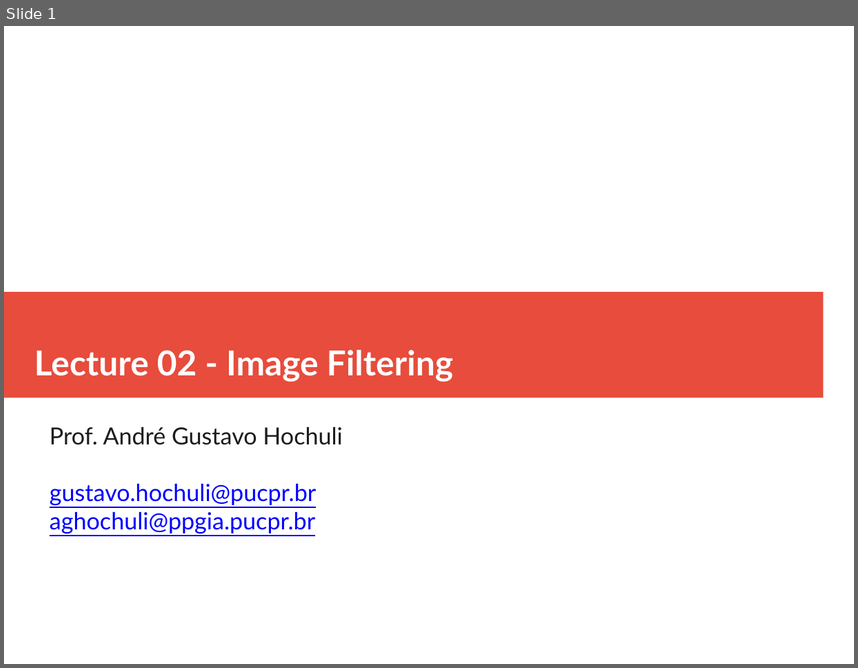
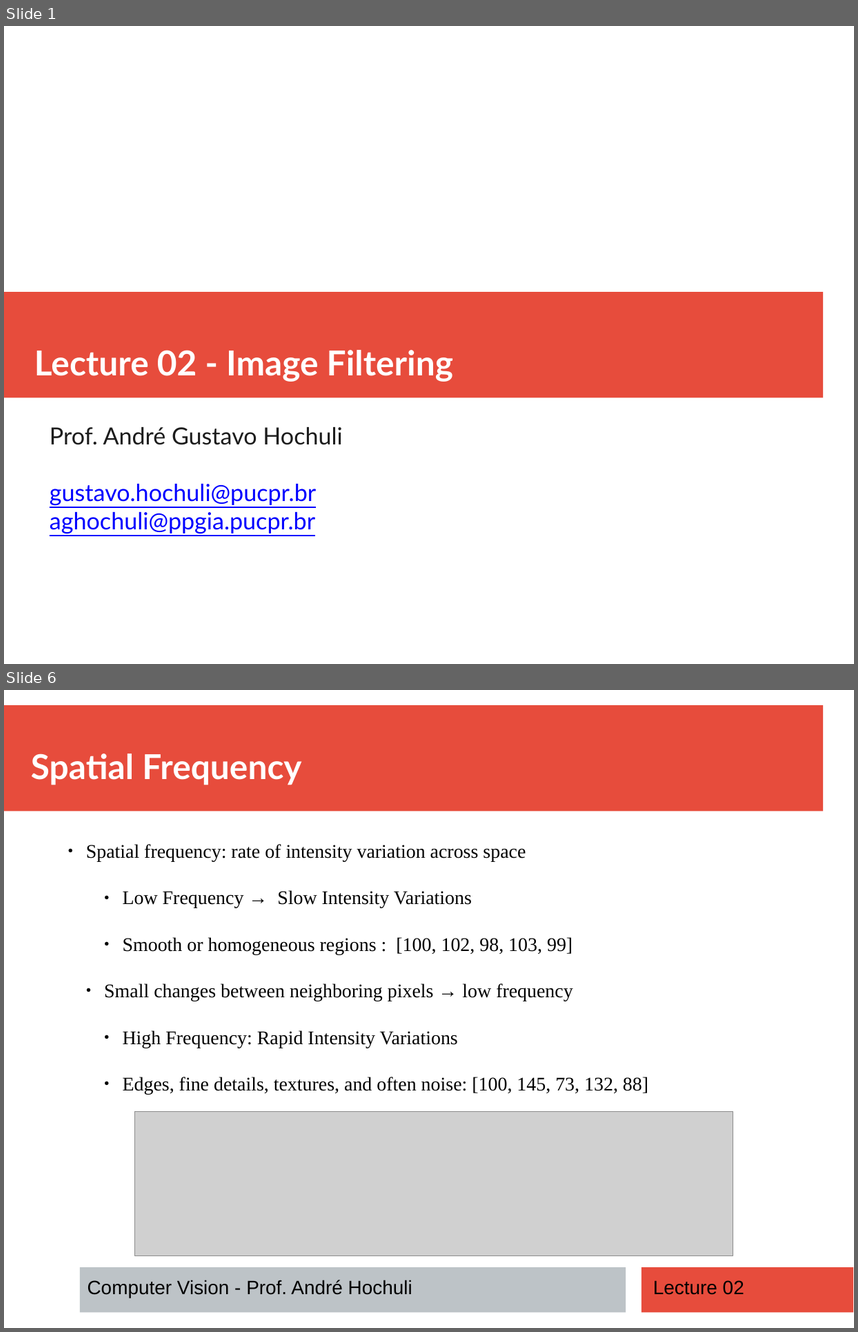
Before and after one commit to andrehochuli/teaching, a slide deck: ComputerVision/Lecture 02 - Image Filtering/Lecture 02 - Image Filtering.pptx. Shown one above the other, each under a label of ours: slide 1 before the commit, slides 1 and 6 after it; the slides between them are not shown. The pictures are 858x668 and 858x1332 pixels, drawn with LibreOffice and Linux fonts; fonts in the diff are those of the drawing; grey boxes stand for pictures. Boxes give left, top, right and bottom in pixels: in the first picture for what was removed or moved away, otherwise in the second. Text is boxed around its words. In the diff, an @@ line names an element or a change of style, - is before the commit and + after.

```diff
--- a/ComputerVision/Lecture 02 - Image Filtering/Lecture 02 - Image Filtering.pptx
+++ b/ComputerVision/Lecture 02 - Image Filtering/Lecture 02 - Image Filtering.pptx
@@ slide 6 added at (x1=4, y1=690, x2=854, y2=1328), background #FFFFFF @@
@@ rectangle added at (x1=4, y1=705, x2=823, y2=811), fill #E74C3C @@
@@ text added at (x1=31, y1=753, x2=301, y2=785), 32 pt, text #FFFFFF, bold @@
+Spatial Frequency
@@ text added at (x1=86, y1=844, x2=648, y2=1094), 18 pt, text #000000 @@
+  ● Spatial frequency: rate of intensity variation across space
+      ● Low Frequency → Slow Intensity Variations
+      ● Smooth or homogeneous regions : [100, 102, 98, 103, 99]
+    ● Small changes between neighboring pixels → low frequency
+      ● High Frequency: Rapid Intensity Variations
+      ● Edges, fine details, textures, and often noise: [100, 145, 73, 132, 88]
@@ picture added at (x1=135, y1=1111, x2=734, y2=1255) @@
@@ rectangle added at (x1=80, y1=1267, x2=626, y2=1312), fill #BDC3C7 @@
@@ rectangle added at (x1=642, y1=1267, x2=854, y2=1312), fill #E74C3C @@
@@ text added at (x1=87, y1=1279, x2=412, y2=1297), 18 pt, text #000000 @@
+Computer Vision - Prof. André Hochuli
@@ text added at (x1=653, y1=1280, x2=744, y2=1294), 18 pt, text #000000 @@
+Lecture 02
```
Also in this commit, not shown: 7 slides changed, 14 other slides added, 2 other files.
